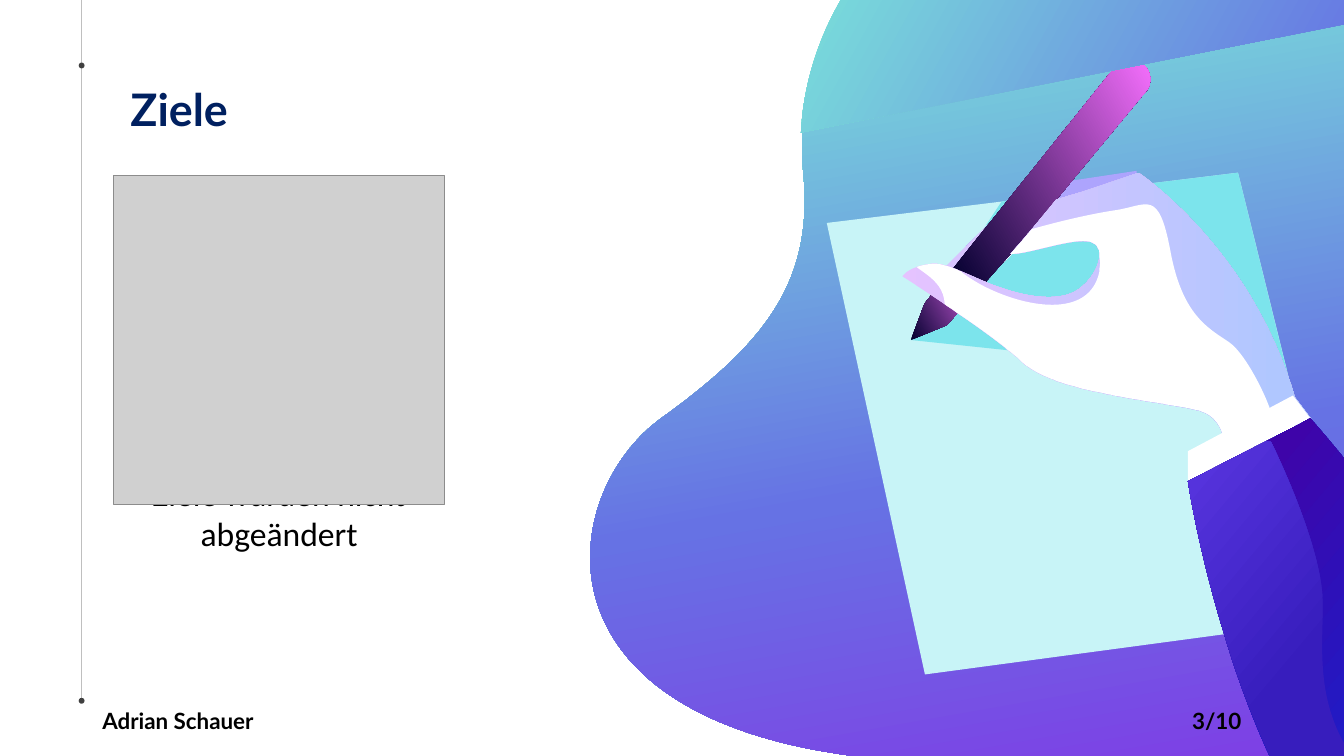
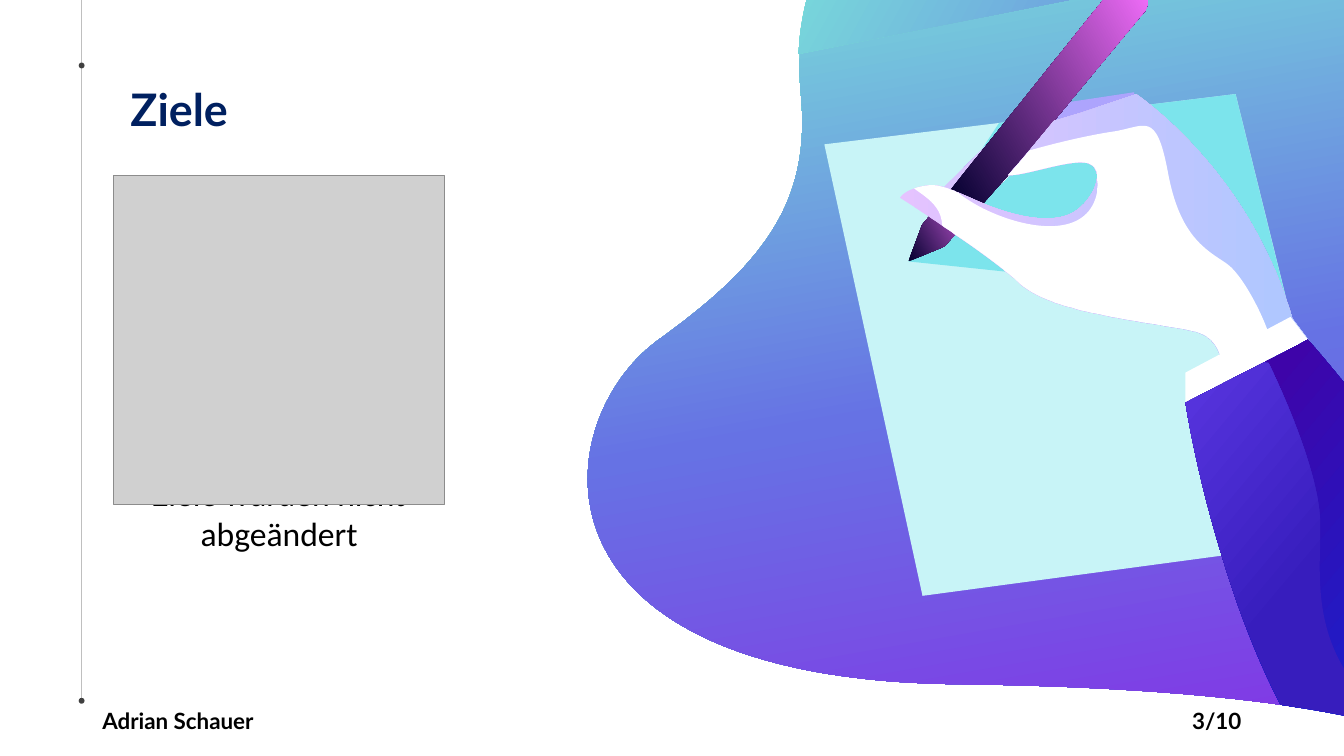
Before and after one commit to LuckyForce/ShareList, a slide deck: slide 3 of documents/T3-ShareList-Statusbericht_v1.0.pptx. Drawn at 1344x756 pixels with LibreOffice and Linux fonts; fonts in the diff are those of the drawing; grey boxes stand for pictures. Boxes give left, top, right and bottom in pixels: in the first picture for what was removed or moved away, otherwise in the second. Text is boxed around its words. In the diff, an @@ line names an element or a change of style, - is before the commit and + after.

```diff
--- a/documents/T3-ShareList-Statusbericht_v1.0.pptx
+++ b/documents/T3-ShareList-Statusbericht_v1.0.pptx
@@ freeform shape at bbox=[518, 0, 1344, 756]: outline redrawn @@
@@ 5 freeform shapes: place and size @@
-5 freeform shapes at bbox=[775, 0, 1344, 756]
+5 freeform shapes at bbox=[773, 0, 1344, 756]
@@ 8 freeform shapes: place and size @@
-8 freeform shapes at bbox=[911, 57, 1344, 756]
+8 freeform shapes at bbox=[908, 0, 1344, 756]
```
Also in this commit, not shown: 8 other slides changed, 1 other file.
